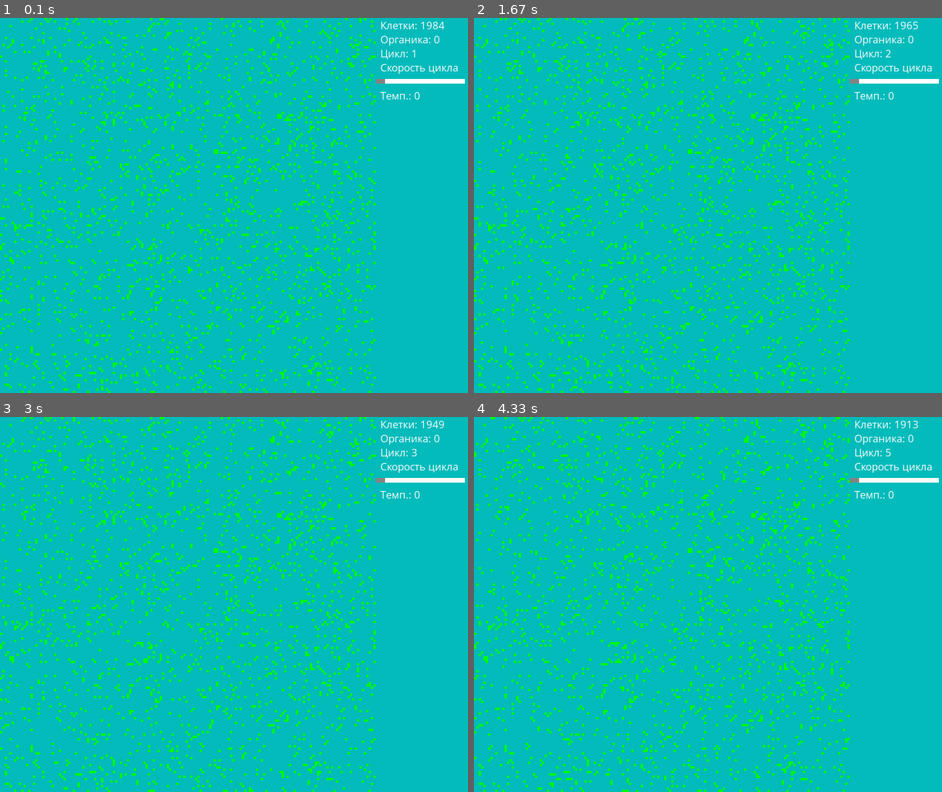
Above: before the commit, frames 1-4 (two rows, left to right).
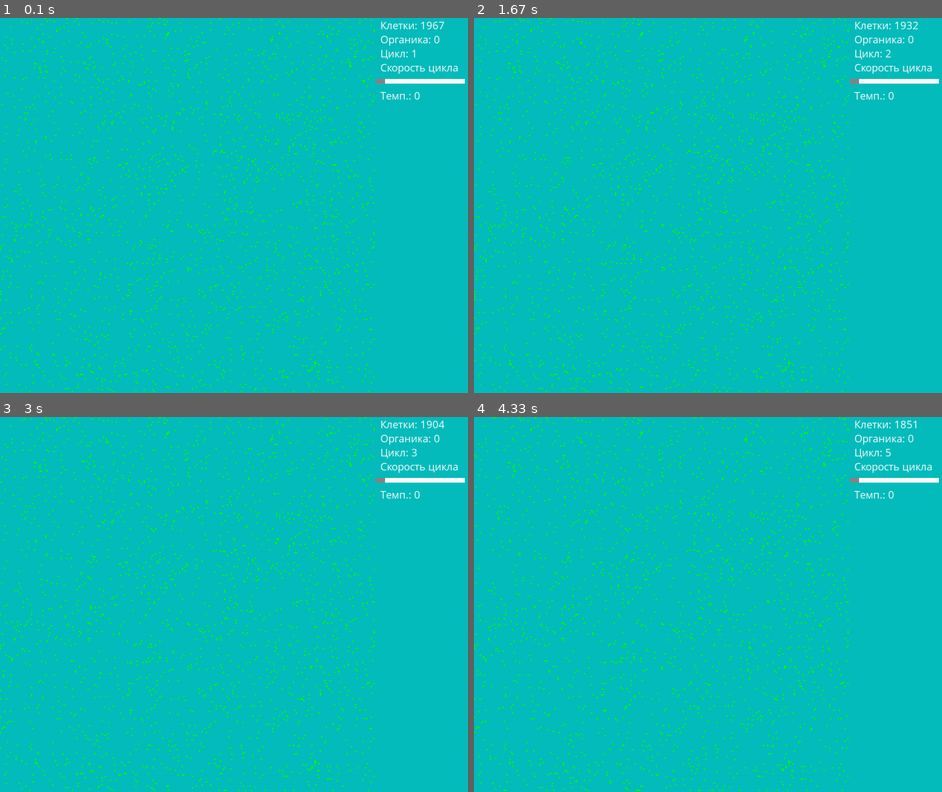
Above: after the commit, the same moments.

Repository: PilotOfAsuka/CellLabPython
Game: pygame game, started from main.py
Two runs of this game, one before a commit and one after it. Both use one fixed random seed, a clock stepped at 60 frames per second and the inputs below.
Inputs (mouse positions are in pixels of both pictures, inside the frame that each line leads up to):
- Up to frame 1 (0.1 s): no input
- Up to frame 2 (1.67 s): no input
- Up to frame 3 (3 s): press the mouse at (421, 480) at 2.43 s; move the mouse to (313, 600) at 2.53 s; move the mouse to (201, 724) at 2.63 s; release the mouse at (201, 724) at 2.67 s
- Up to frame 4 (4.33 s): no input

The runs differ from the first frame. In frame 1, 8.1% of the frame differs, in the area x 0-95%, y 0-100%; in frame 2, 8.1%; in frame 3, 8.1%; in frame 4, 8.0%.

Commit message:
0.0.1 genome
Поправил поиск свободной позиции  для деления

Diff:
--- a/configs.py
+++ b/configs.py
@@ -8,7 +8,7 @@
 gui_ofset = 200 # Отступ справа от края для интерфейса
 
 # Мир теперь состоит из клеточек
-CELL_SIZE = 5 # Размер клетки изменяя этот параметр меняется масштаб
+CELL_SIZE = 3 # Размер клетки изменяя этот параметр меняется масштаб
 GRID_SIZE_W = (width - gui_ofset) // CELL_SIZE # Задаем ширину сетки мира (-200 Это отступ для интерфеса)
 GRID_SIZE_H = height // CELL_SIZE # Задаем высоту сетки мира
 START_NUM_OF_CELL = 2000 # Стартовое число клеток при создании мира
--- a/func.py
+++ b/func.py
@@ -24,7 +24,7 @@
     x, y = position
     free_positions = []
     for dx, dy in cfg.move_directions:
-        nx = (x + dx) % cfg.GRID_SIZE_W
+        nx = x + dx if -1 < x + dx < cfg.GRID_SIZE_W else x
         ny = y + dy if -1 < y + dy < cfg.GRID_SIZE_H else y
         if world_grid[ny][nx] is None:
             free_positions.append((nx, ny))
--- a/genome.py
+++ b/genome.py
@@ -54,7 +54,6 @@
     # Функция фотосинтеза
     def photosynthesis(self):
         illumination, sun_dist = self.food_consumption()
-        print(sun_dist)
         # Логика получения энергии при фотосинтезе
         self.food += func.normalize_value(sun_dist, 250, 0, 1, 50)
         # Ограничиваем максимальное количество энергии
